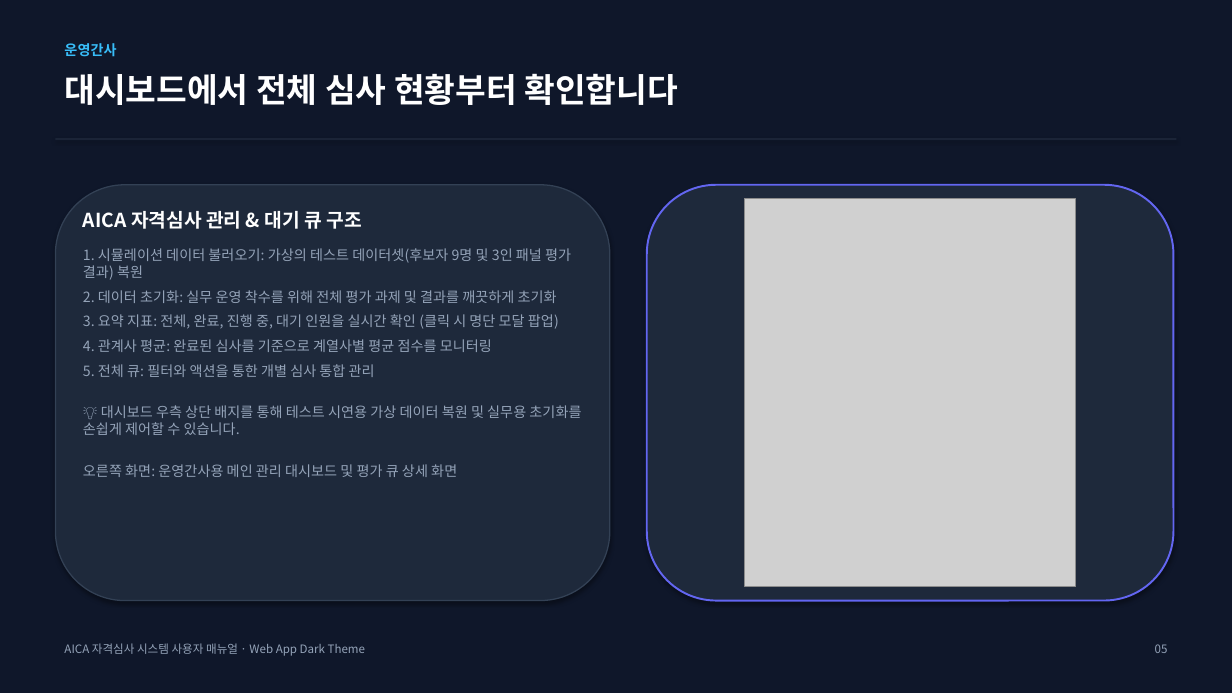
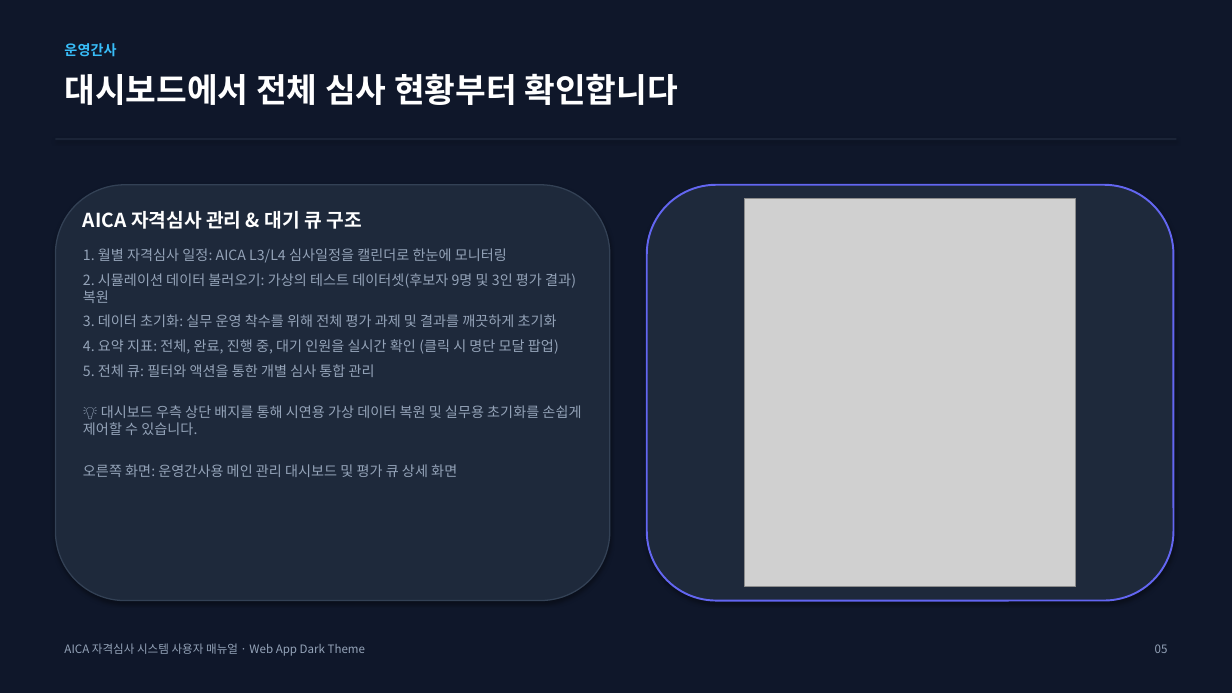
Before and after one commit to teckyun73/AICA_COMPETENCY, a slide deck: slide 5 of AICA_System_User_Manual.pptx. Drawn at 1232x693 pixels with LibreOffice and Linux fonts; fonts in the diff are those of the drawing; grey boxes stand for pictures. Boxes give left, top, right and bottom in pixels: in the first picture for what was removed or moved away, otherwise in the second. Text is boxed around its words. In the diff, an @@ line names an element or a change of style, - is before the commit and + after.

```diff
--- a/AICA_System_User_Manual.pptx
+++ b/AICA_System_User_Manual.pptx
@@ text at [83,248,576,354]: text changed @@
-1. 시뮬레이션 데이터 불러오기: 가상의 테스트 데이터셋(후보자 9명 및 3인 패널 평가 결과) 복원
-2. 데이터 초기화: 실무 운영 착수를 위해 전체 평가 과제 및 결과를 깨끗하게 초기화
-3. 요약 지표: 전체, 완료, 진행 중, 대기 인원을 실시간 확인 (클릭 시 명단 모달 팝업)
-4. 관계사 평균: 완료된 심사를 기준으로 계열사별 평균 점수를 모니터링
+1. 월별 자격심사 일정: AICA L3/L4 심사일정을 캘린더로 한눈에 모니터링
+2. 시뮬레이션 데이터 불러오기: 가상의 테스트 데이터셋(후보자 9명 및 3인 평가 결과) 복원
+3. 데이터 초기화: 실무 운영 착수를 위해 전체 평가 과제 및 결과를 깨끗하게 초기화
+4. 요약 지표: 전체, 완료, 진행 중, 대기 인원을 실시간 확인 (클릭 시 명단 모달 팝업)
@@ text at [83,405,581,435]: text changed @@
-💡 대시보드 우측 상단 배지를 통해 테스트 시연용 가상 데이터 복원 및 실무용 초기화를 손쉽게 제어할 수 있습니다.
+💡 대시보드 우측 상단 배지를 통해 시연용 가상 데이터 복원 및 실무용 초기화를 손쉽게 제어할 수 있습니다.
```
Also in this commit, not shown: 1 slide added, 5 other files.
